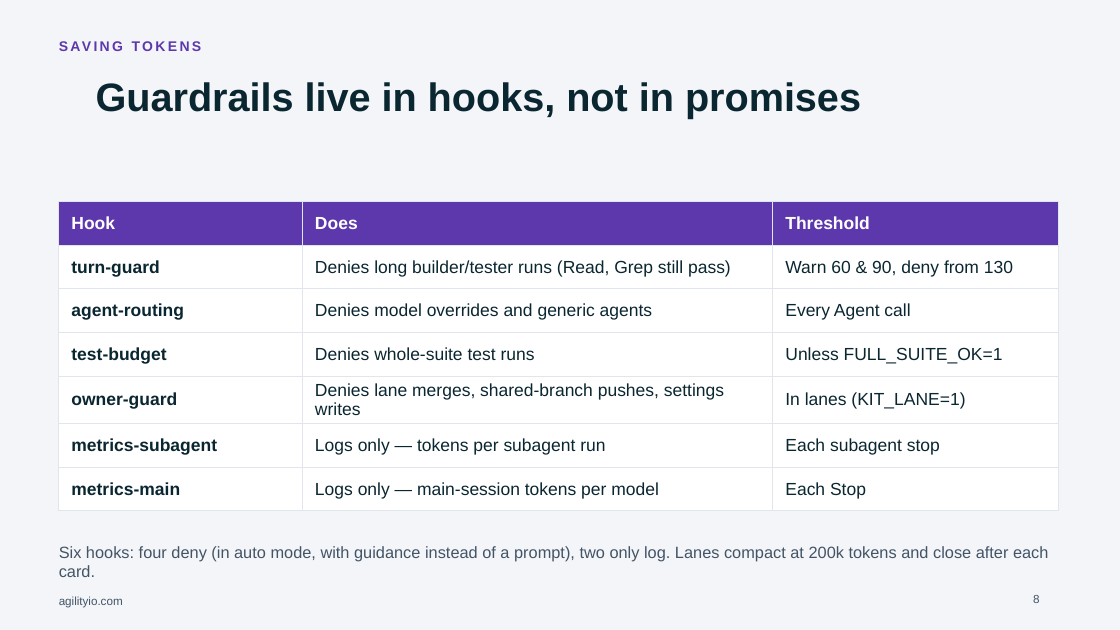
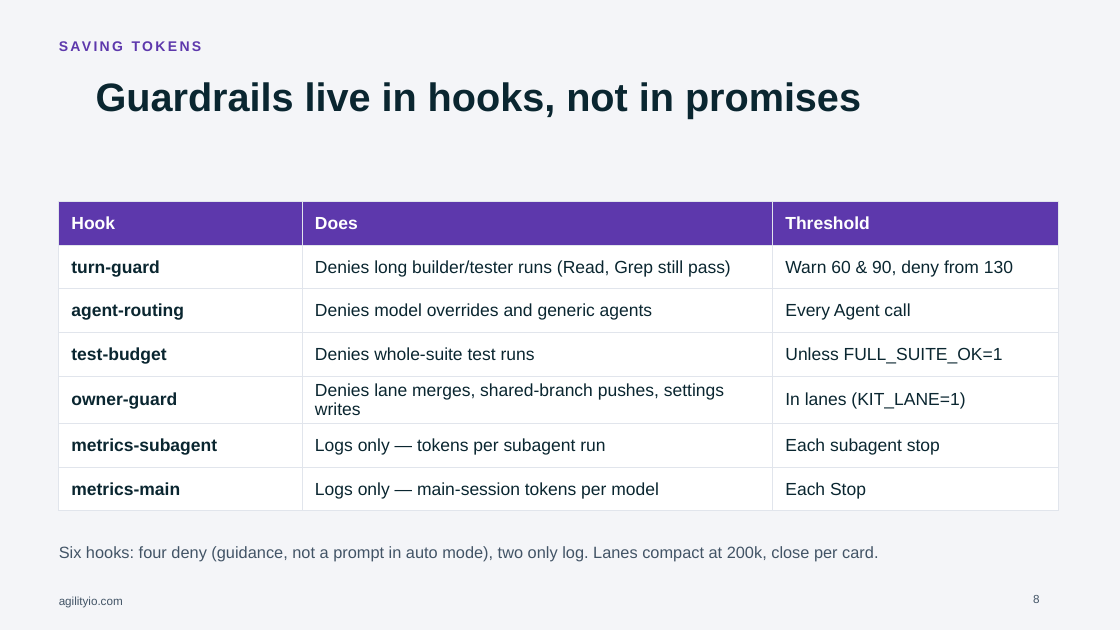
Before and after one commit to trungungtoan-agilityio/AgiAgentKit, a slide deck: slide 8 of docs/talk/Session-Superadvisor-AgilityIO.pptx. Drawn at 1120x630 pixels with LibreOffice and Linux fonts; fonts in the diff are those of the drawing; background and template pictures are left out. Boxes give left, top, right and bottom in pixels: in the first picture for what was removed or moved away, otherwise in the second. Text is boxed around its words. In the diff, an @@ line names an element or a change of style, - is before the commit and + after.

```diff
--- a/docs/talk/Session-Superadvisor-AgilityIO.pptx
+++ b/docs/talk/Session-Superadvisor-AgilityIO.pptx
@@ text at [59, 546, 878, 561]: text changed @@
-Six hooks: four deny (in auto mode, with guidance instead of a prompt), two only log. Lanes compact at 200k tokens and close after each card.
+Six hooks: four deny (guidance, not a prompt in auto mode), two only log. Lanes compact at 200k, close per card.
```
Also in this commit, not shown: 2 other slides changed, 3 other files.
